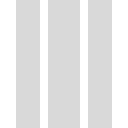
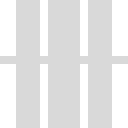
Revision of a layered 128×128 image; what changed, layer by layer:
removed layer "矩形 3" over [left=40, top=56, right=88, bottom=64]
added layer "矩形 4 副本 2" over [left=0, top=56, right=128, bottom=64]
